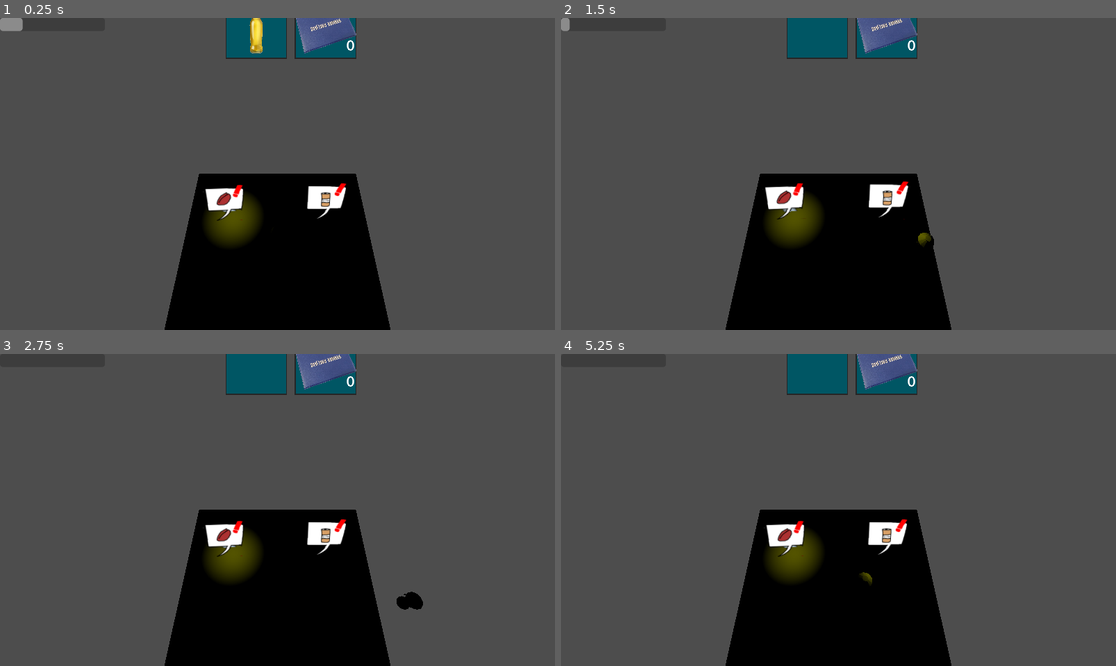
Above: before the commit, frames 1-4 (two rows, left to right).
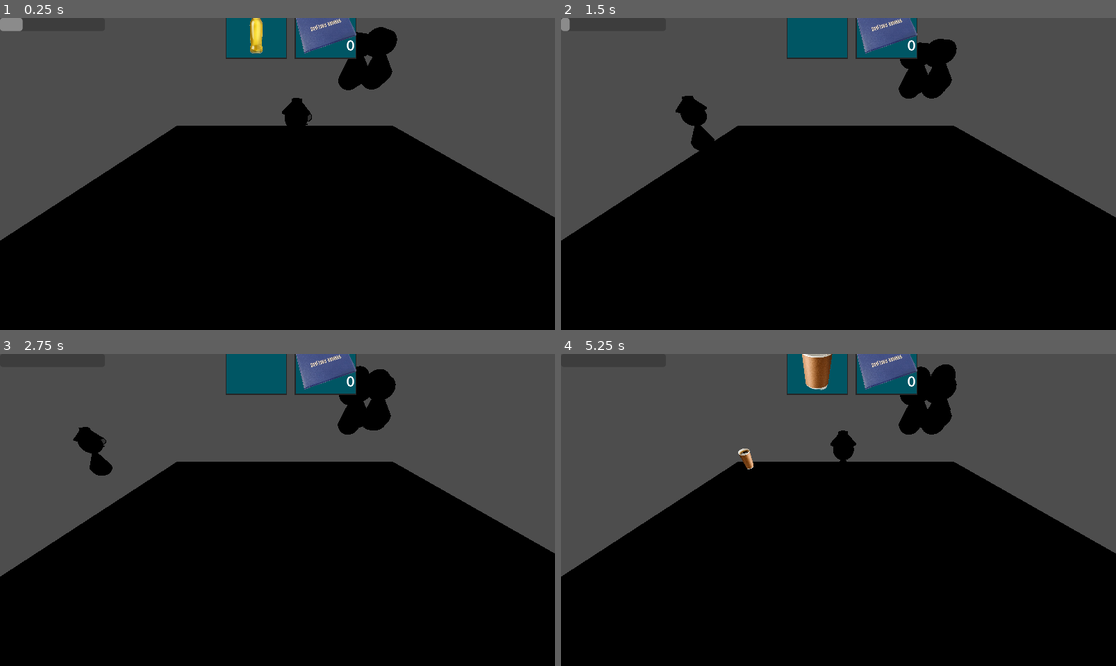
Above: after the commit, the same moments.

Repository: dueip/2024f_gamejam_misis
Game: Godot game, scene res://test_tw.tscn
Same seed, same stepped clock (60 frames per second), same inputs: the game is played once before the commit and once after it.
Inputs (mouse positions are in pixels of both pictures, inside the frame that each line leads up to):
- Up to frame 1 (0.25 s): no input
- Up to frame 2 (1.5 s): tap Enter at 0.5 s; move the mouse to (960, 158) at 0.52 s; hold D (character_right) 0.53-1.28 s; tap Space (character_dash) at 0.6 s; click (960, 158) at 0.67 s; move the mouse to (727, 189) at 1.27 s; hold S (character_back) from 1.28 s (still down); tap E (character_drop_item) at 1.35 s
- Up to frame 3 (2.75 s): move the mouse to (333, 441) at 2.02 s; release S (character_back) at 2.03 s; hold D (character_right) from 2.03 s (still down); hold Shift (character_run) from 2.03 s (still down)
- Up to frame 4 (5.25 s): move the mouse to (810, 572) at 2.77 s; release D (character_right) at 2.78 s; release Shift (character_run) at 2.78 s; hold W (character_up) 2.78-3.53 s; tap Q (character_use_item) at 2.85 s; click (810, 572) at 2.92 s; move the mouse to (1005, 556) at 3.52 s; hold A (character_left) 3.53-5.03 s; tap Space (character_dash) at 3.6 s; move the mouse to (672, 463) at 4.27 s; tap E (character_drop_item) at 4.35 s; move the mouse to (866, 510) at 5.02 s; hold S (character_back) from 5.03 s (still down); hold Shift (character_run) from 5.03 s (still down); click (866, 510) at 5.17 s

The runs differ from the first frame. In frame 1, 42% of the frame differs, in the area x 0-100%, y 2-100%; in frame 2, 42%; in frame 3, 42%; in frame 4, 42%, in the area x 0-100%, y 0-100%.

Commit message:
added generation to the scene

Diff:
--- a/test_tw.tscn
+++ b/test_tw.tscn
@@ -1,44 +1,33 @@
-[gd_scene load_steps=12 format=3 uid="uid://626ehrp4x5p8"]
+[gd_scene load_steps=11 format=3 uid="uid://626ehrp4x5p8"]
 
 [ext_resource type="PackedScene" uid="uid://ukij8uagjnc7" path="res://test_room.tscn" id="1_ju52g"]
 [ext_resource type="PackedScene" uid="uid://dr1t3444vuiws" path="res://TW/TW.tscn" id="2_fbpmy"]
-[ext_resource type="Script" path="res://inventory/inv.gd" id="2_qtl4p"]
 [ext_resource type="PackedScene" uid="uid://bvxofregcai0m" path="res://minigames/coffee_minigame.tscn" id="3_3feon"]
 [ext_resource type="PackedScene" uid="uid://ca2gl01dha7hl" path="res://minigames/beer_minigame.tscn" id="4_g6pux"]
-
-[ext_resource type="PackedScene" uid="uid://daehtsie361vf" path="res://WASD.tscn" id="5_1y2sq"]
-[ext_resource type="Script" path="res://character_stats.gd" id="6_27bhy"]
-[ext_resource type="PackedScene" uid="uid://dd4njxxt7kqir" path="res://crowd.tscn" id="6_ghrwc"]
-[ext_resource type="Resource" uid="uid://12cfv8iouicg" path="res://stamina_resource.tres" id="7_kaqq5"]
-
-[sub_resource type="Resource" id="Resource_ydctm"]
-script = ExtResource("2_qtl4p")
-slots = Array[Resource("res://inventory/inv_slot.gd")]([])
-
-[sub_resource type="Resource" id="Resource_tgcqt"]
-script = ExtResource("6_27bhy")
-inventory = SubResource("Resource_ydctm")
-stamina = ExtResource("7_kaqq5")
-lives = 3
-money = 200
-score = 0
-score_multiplyer = 1.0
-
+[ext_resource type="PackedScene" uid="uid://0f2cjseltxve" path="res://WASD.tscn" id="5_1y2sq"]
+[ext_resource type="PackedScene" uid="uid://5bfg3f511vji" path="res://crowd.tscn" id="6_ghrwc"]
+[ext_resource type="PackedScene" uid="uid://brh20oloycgj3" path="res://item_generaion/item_generator.tscn" id="7_571j2"]
+[ext_resource type="Resource" uid="uid://cil8tk8yj7vng" path="res://inventory/items/cider.tres" id="8_vou74"]
+[ext_resource type="Resource" uid="uid://bijsrpn20gthk" path="res://inventory/items/coffee.tres" id="9_8qlnh"]
+[ext_resource type="Resource" uid="uid://boqyxtbmtkwmh" path="res://inventory/items/vape.tres" id="11_0yftj"]
 
 [node name="test_tw" type="Node3D"]
 
 [node name="TestRoom" parent="." instance=ExtResource("1_ju52g")]
 
 [node name="Character" parent="TestRoom" index="1" groups=["Player"]]
-transform = Transform3D(0.798482, 0, 0, 0, 0.798482, 0, 0, 0, 0.798482, 0, 0.836872, 0)
-stats = SubResource("Resource_tgcqt")
+transform = Transform3D(0.798482, 0, 0, 0, 0.798482, 0, 0, 0, 0.798482, 0.264664, 0.690596, -0.0941715)
 
 [node name="DirectionalLight3D" parent="TestRoom" index="2"]
 visible = false
 editor_only = true
 
+[node name="Camera" parent="TestRoom" index="3"]
+transform = Transform3D(1, 0, 0, 0, 0.872922, 0.48786, 0, -0.48786, 0.872922, -0.917303, 7.56586, 13.7569)
+
 [node name="coffee_tw" parent="." node_paths=PackedStringArray("minigame") instance=ExtResource("2_fbpmy")]
 transform = Transform3D(-0.999198, 0, -0.0400445, 0, 1, 0, 0.0400445, 0, -0.999198, 6.88699, 5.06528, 3.61969)
+visible = false
 priority = 1
 minigame = NodePath("coffee_minigame")
 animation_speed = 0.5
@@ -60,14 +49,11 @@
 omni_attenuation = 1.46409
 
 [node name="coffee_minigame" parent="coffee_tw" instance=ExtResource("3_3feon")]
-button_delay = 0.2
-award = 0
-buff = 0
-cost = 0
 combination = Array[String](["a", "d"])
 
 [node name="pab_tw" parent="." node_paths=PackedStringArray("minigame") instance=ExtResource("2_fbpmy")]
 transform = Transform3D(-6.23151, 0, 0.0179155, 0, 4.25225, 0, -0.0290393, 0, -3.84445, -6.11301, 5.52796, 3.61969)
+visible = false
 minigame = NodePath("beer_minigame")
 
 [node name="OmniLight3D" type="OmniLight3D" parent="pab_tw"]
@@ -97,16 +83,26 @@
 offset_bottom = -524.0
 
 [node name="Crowd" parent="." instance=ExtResource("6_ghrwc")]
-transform = Transform3D(-0.526314, -0.0998947, -0.844402, -0.0495041, 0.99499, -0.0868538, 0.848848, -0.00391103, -0.528622, 9.58184, 0.229614, -8.91407)
+transform = Transform3D(-0.526314, -0.0998947, -0.844402, -0.0495041, 0.99499, -0.0868538, 0.848848, -0.00391103, -0.528622, 9.58184, 4.7445, -8.91407)
 
 [node name="Crowd2" parent="." instance=ExtResource("6_ghrwc")]
-transform = Transform3D(0.668694, -0.0288887, -0.742977, 0.0193934, 0.999583, -0.0214117, 0.743285, -9.09977e-05, 0.668975, 7.65895, 0.21455, -13.5377)
+transform = Transform3D(0.668694, -0.0288887, -0.742977, 0.0193934, 0.999583, -0.0214117, 0.743285, -9.09977e-05, 0.668975, 3.6539, 1.93905, -7.03665)
+visible = false
 
 [node name="Crowd3" parent="." instance=ExtResource("6_ghrwc")]
-transform = Transform3D(-0.468117, -0.0998947, 0.878002, -0.0504655, 0.99499, 0.0862987, -0.882224, -0.00391097, -0.470813, 3.6191, 0.229614, -8.91407)
+transform = Transform3D(-0.468117, -0.0998947, 0.878002, -0.0504655, 0.99499, 0.0862987, -0.882224, -0.00391097, -0.470813, 6.40312, 3.02357, 4.67167)
+visible = false
 
 [node name="Crowd4" parent="." instance=ExtResource("6_ghrwc")]
-transform = Transform3D(-0.977784, -0.0288889, -0.207617, -0.0282399, 0.999583, -0.00608943, 0.207706, -9.10512e-05, -0.978191, 1.69622, 0.21455, -13.5377)
+transform = Transform3D(-0.977784, -0.0288889, -0.207617, -0.0282399, 0.999583, -0.00608943, 0.207706, -9.10512e-05, -0.978191, 6.16292, 3.69053, -2.26517)
+visible = false
 number = 15
 
+[node name="ItemGenerator" parent="." instance=ExtResource("7_571j2")]
+transform = Transform3D(1, 0, 0, 0, 1, 0, 0, 0, 1, -0.204842, -0.121562, -0.599185)
+items = Array[Resource("res://inventory/inv_item.gd")]([ExtResource("8_vou74"), ExtResource("9_8qlnh"), ExtResource("11_0yftj")])
+map_size = Vector2(20, 20)
+min_time = 1
+max_time = 5
+
 [editable path="TestRoom"]
